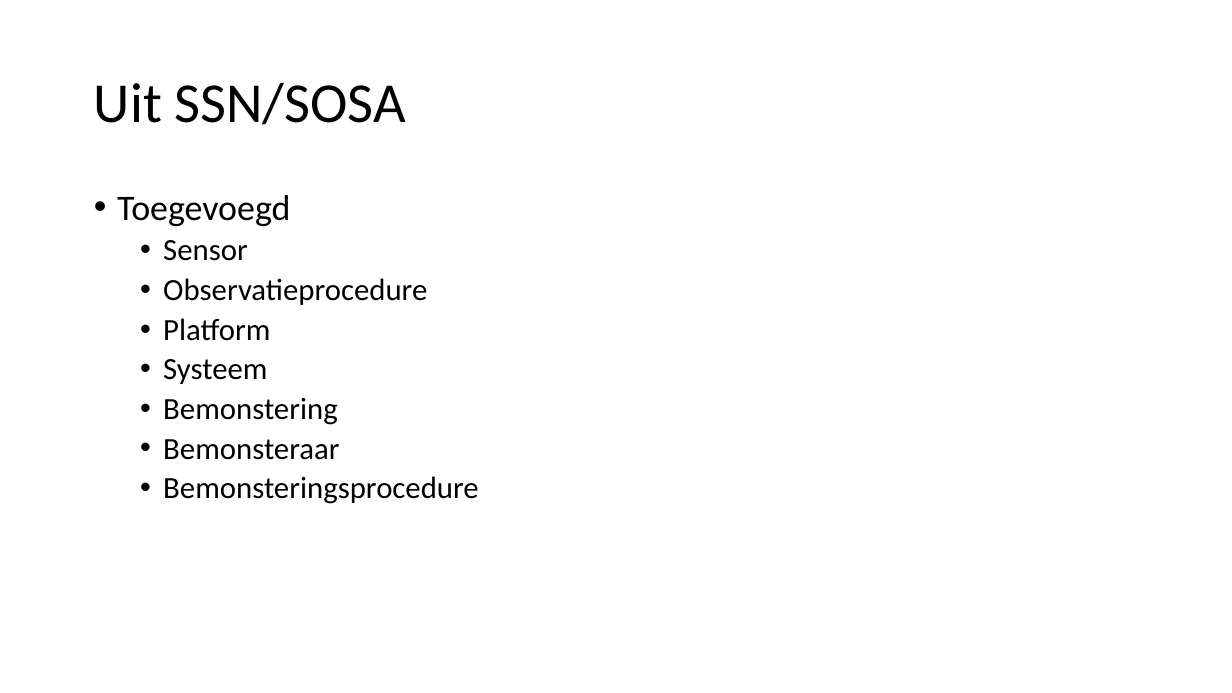
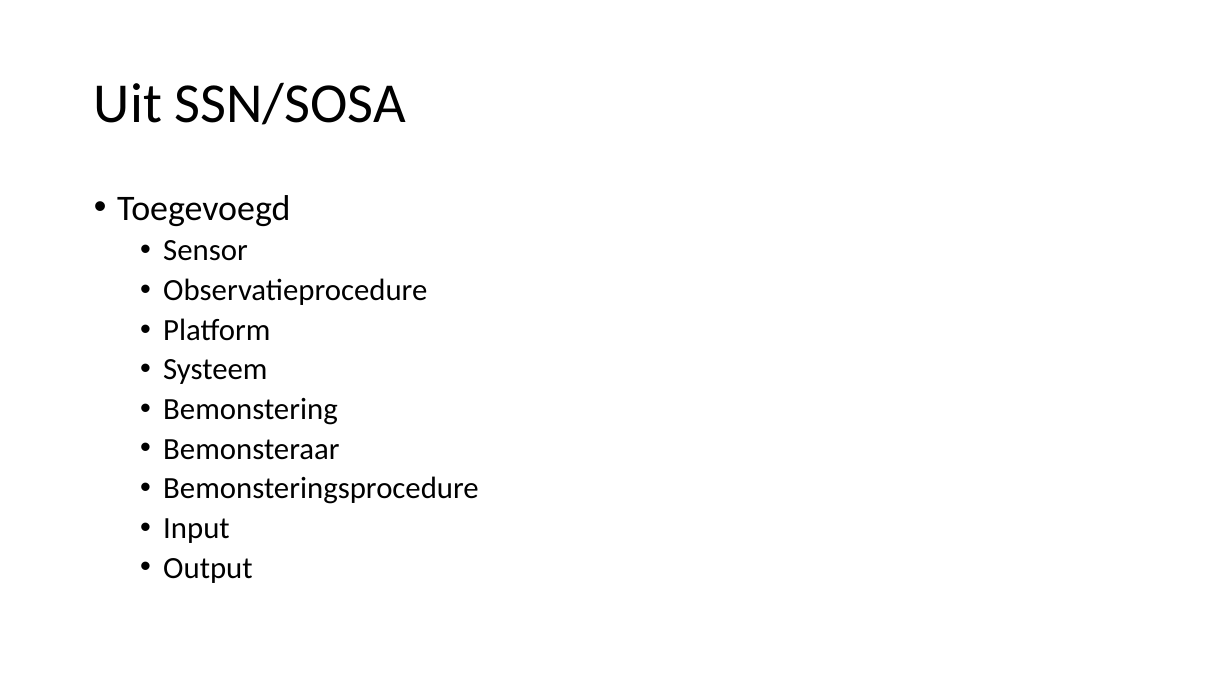
Before and after one commit to Informatievlaanderen/OSLOthema-bodemEnOndergrond, a slide deck: slide 7 of resources/consolidatie/WerkgroepConsolidatie20210531.pptx. Drawn at 1232x693 pixels with LibreOffice and Linux fonts; fonts in the diff are those of the drawing. Boxes give left, top, right and bottom in pixels: in the first picture for what was removed or moved away, otherwise in the second. Text is boxed around its words. In the diff, an @@ line names an element or a change of style, - is before the commit and + after.

```diff
--- a/resources/consolidatie/WerkgroepConsolidatie20210531.pptx
+++ b/resources/consolidatie/WerkgroepConsolidatie20210531.pptx
@@ text at [163, 518, 252, 583]: paragraphs added @@
+  • Input
+  • Output
```
Also in this commit, not shown: 8 other slides changed, 9 slides added, 2 slides removed.
